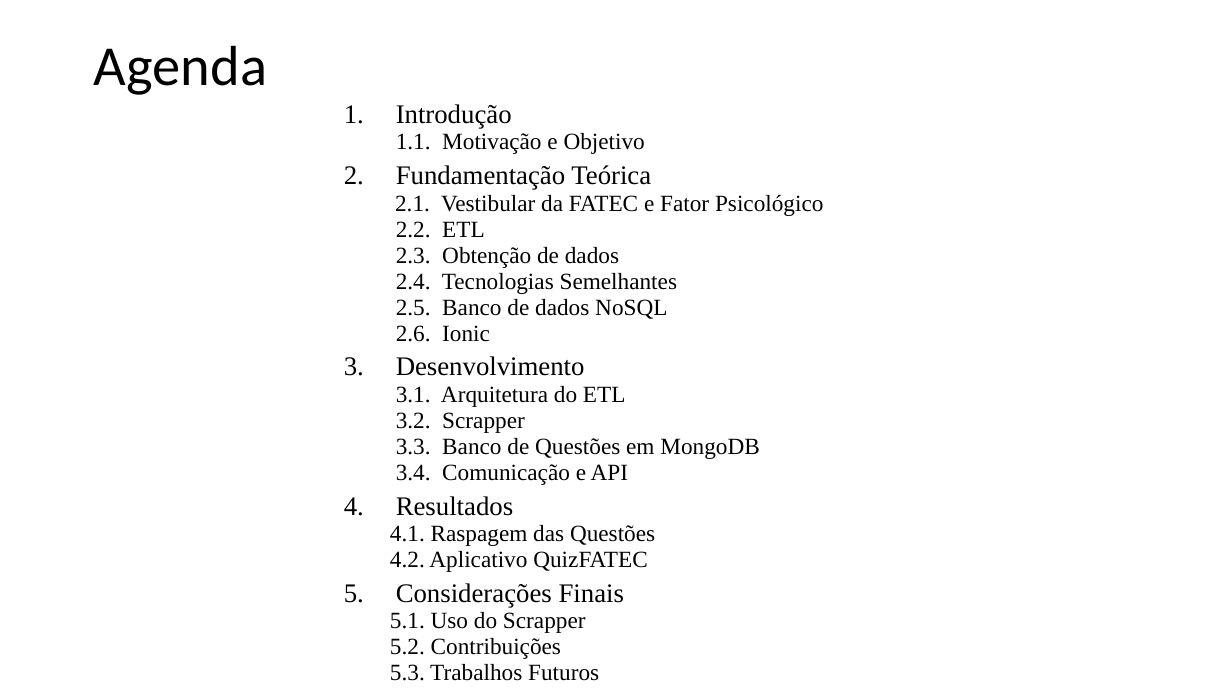
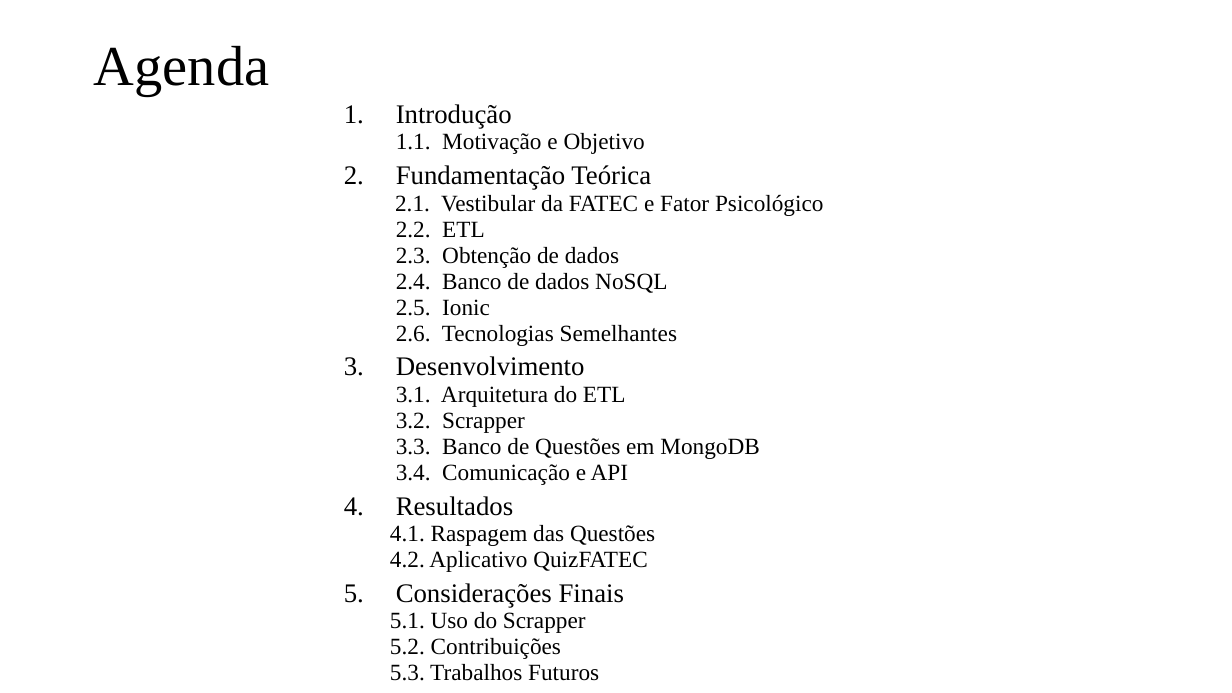
Before and after one commit to cesaraugusto98/TG, a slide deck: slide 2 of Documentacao/Apresentação TG - QuizFATEC.pptx. Drawn at 1232x693 pixels with LibreOffice and Linux fonts; fonts in the diff are those of the drawing. Boxes give left, top, right and bottom in pixels: in the first picture for what was removed or moved away, otherwise in the second. Text is boxed around its words. In the diff, an @@ line names an element or a change of style, - is before the commit and + after.

```diff
--- a/Documentacao/Apresentação TG - QuizFATEC.pptx
+++ b/Documentacao/Apresentação TG - QuizFATEC.pptx
@@ title "Agenda" at [94,45,270,96]: font Calibri to Times New Roman @@
@@ text at [396,273,677,346]: text changed @@
-  2.4. Tecnologias Semelhantes
-  2.5. Banco de dados NoSQL
-  2.6. Ionic
+  2.4. Banco de dados NoSQL
+  2.5. Ionic
+  2.6. Tecnologias Semelhantes
```
Also in this commit, not shown: 6 other slides changed, 6 other files.
